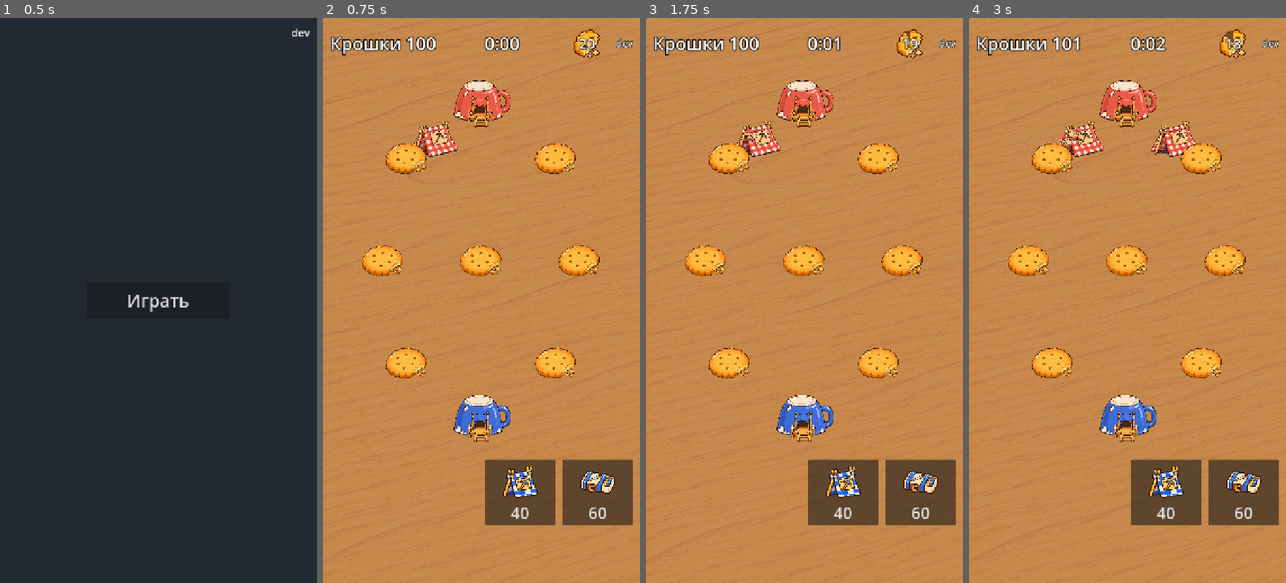
Above: before the commit, frames 1-4 (left to right).
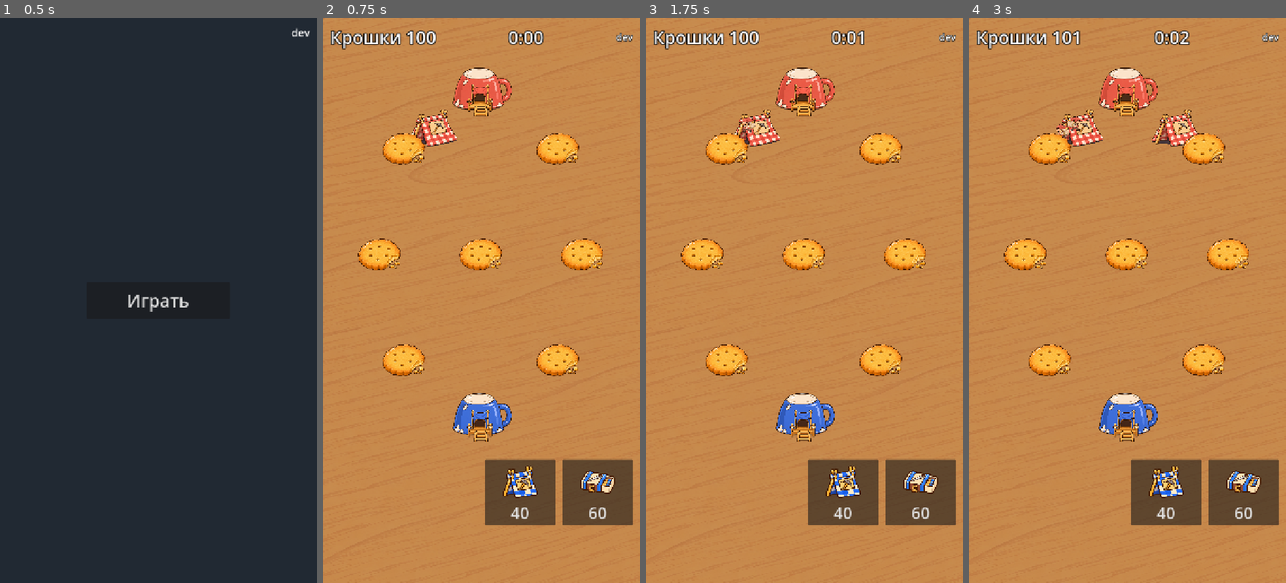
Above: after the commit, the same moments.

Repository: fishert2812/strategy-2d
Game: Godot game, scene res://scenes/main.tscn
Two runs of this game, one before a commit and one after it. Both use one fixed random seed, a clock stepped at 60 frames per second and the inputs below.
Inputs (mouse positions are in pixels of both pictures, inside the frame that each line leads up to):
- Up to frame 1 (0.5 s): no input
- Up to frame 2 (0.75 s): click "Играть" at 0.5 s
- Up to frame 3 (1.75 s): tap Enter at 1.25 s; move the mouse to (874, 272) at 1.27 s; click (874, 272) at 1.42 s
- Up to frame 4 (3 s): drag from (1064, 328) to (1111, 413) at 2.02 s; move the mouse to (1159, 176) at 2.77 s; click (1159, 176) at 2.92 s

Frame 1 is identical in both runs. In frame 2, 8.1% of the frame differs, in the area x 2-98%, y 2-76%; in frame 3, 8.0%; in frame 4, 8.8%.

Commit message:
Revert "Merge pull request #25 from fishert2812/claude/project-thread-mfv2p8"
This reverts commit 7a0cd1f9367f4063bd484081e36b40e65a25645e, reversing
changes made to 828b4ea21b94916b645191740f68ed96dd542db1.

Diff:
--- a/data/game.json
+++ b/data/game.json
@@ -23,8 +23,7 @@
   ],
   "camp": {"carriers": 3, "spawn_every": 1.0},
   "carrier": {"speed": 110, "load": 2, "hp": 20},
-  "barracks": {"every": 5},
-  "whistle": {"every": 20, "squad": 4},
+  "barracks": {"every": 5, "max": 4},
   "warrior": {"speed": 75, "hp": 60, "damage": 10, "hit_every": 0.8, "reach": 26, "aggro": 90, "siege": 3},
   "enemy": {"think": 2.0, "camps": 2, "extra_camp_every": 120, "barracks_after": 20, "extra_barracks_every": 45, "max_barracks": 4, "raid_after": 90, "guards": 1}
 }
--- a/scenes/battle.tscn
+++ b/scenes/battle.tscn
@@ -1,8 +1,7 @@
-[gd_scene load_steps=4 format=3]
+[gd_scene load_steps=3 format=3]
 
 [ext_resource type="Script" path="res://scripts/battle.gd" id="1"]
 [ext_resource type="Script" path="res://scripts/feedback.gd" id="5"]
-[ext_resource type="Texture2D" path="res://art/table/icon_gold.png" id="6"]
 
 [node name="Battle" type="Control"]
 layout_mode = 3
@@ -70,34 +69,6 @@
 theme_override_font_sizes/font_size = 40
 text = "0:00"
 horizontal_alignment = 1
-
-[node name="Whistle" type="TextureProgressBar" parent="Hud/Box/Top"]
-custom_minimum_size = Vector2(84, 84)
-layout_mode = 2
-mouse_filter = 2
-pivot_offset = Vector2(42, 42)
-max_value = 1.0
-step = 0.0
-value = 1.0
-fill_mode = 4
-nine_patch_stretch = true
-texture_under = ExtResource("6")
-texture_progress = ExtResource("6")
-tint_under = Color(0.25, 0.2, 0.15, 0.6)
-
-[node name="Left" type="Label" parent="Hud/Box/Top/Whistle"]
-layout_mode = 1
-anchors_preset = 15
-anchor_right = 1.0
-anchor_bottom = 1.0
-grow_horizontal = 2
-grow_vertical = 2
-theme_override_colors/font_outline_color = Color(0, 0, 0, 1)
-theme_override_constants/outline_size = 6
-theme_override_font_sizes/font_size = 32
-text = "20"
-horizontal_alignment = 1
-vertical_alignment = 1
 
 [node name="Sha" type="Label" parent="Hud/Box/Top"]
 layout_mode = 2
--- a/scripts/battle.gd
+++ b/scripts/battle.gd
@@ -73,9 +73,6 @@
 	shake = move_toward(shake, 0.0, dt * 40.0)
 	$Hud/Box/Top/Gold.text = "Крошки %d" % sim.gold[Sim.PLAYER]
 	$Hud/Box/Top/Time.text = "%d:%02d" % [int(sim.time) / 60, int(sim.time) % 60]
-	# Кольцо свистка: печенье-крошка «съедается» к свистку, внутри секунды.
-	$Hud/Box/Top/Whistle.value = sim.whistle / sim.cfg.whistle.every
-	$Hud/Box/Top/Whistle/Left.text = str(ceili(sim.whistle))
 	for kind in buttons:
 		buttons[kind].modulate.a = 1.0 if sim.gold[Sim.PLAYER] >= sim.cfg.buildings[kind].cost else 0.45
 	for d in sim.deposits:
--- a/scripts/feedback.gd
+++ b/scripts/feedback.gd
@@ -2,7 +2,7 @@
 ## Отклик на действия: звук, вспышка, дрожь здания, тряска экрана, всплывающее золото.
 ## Звуки — наборы Kenney (CC0), список в art/LICENSES.md.
 
-const SOUNDS := ["path", "built", "gold", "hit", "destroyed", "win", "lose", "error", "whistle"]
+const SOUNDS := ["path", "built", "gold", "hit", "destroyed", "win", "lose", "error"]
 const FILES := {"path": "click", "built": "build", "gold": "coin", "hit": "hit", "destroyed": "crash"}
 const QUIET := {"gold": -8.0, "hit": -6.0}
 
@@ -37,13 +37,6 @@
 		"hit":
 			play("hit")
 			_flash(battle.sprite_of(data.id), data.max_hp > 0)
-		"whistle":
-			play("whistle")
-			battle.shake = 6.0
-			var ring: Control = battle.get_node("Hud/Box/Top/Whistle")
-			var t := ring.create_tween()
-			t.tween_property(ring, "scale", Vector2.ONE * 1.35, 0.08)
-			t.tween_property(ring, "scale", Vector2.ONE, 0.2)
 		"destroyed":
 			play("destroyed")
 			battle.shake = 16.0
--- a/scripts/sim.gd
+++ b/scripts/sim.gd
@@ -12,8 +12,6 @@
 var time := 0.0
 var gold := [0, 0]
 var winner := -1
-## Секунд до общего свистка: на свисток отряды обеих сторон выходят по своим тропам.
-var whistle := 0.0
 var buildings: Array = []
 var deposits: Array = []
 var units: Array = []
@@ -25,7 +23,6 @@
 	cfg = JSON.parse_string(FileAccess.get_file_as_string(DATA))
 	cfg.merge(overrides, true)
 	gold = [cfg.start_gold, cfg.start_gold]
-	whistle = cfg.whistle.every
 	for side in [PLAYER, ENEMY]:
 		_add_building(side, "home", _v(cfg.homes[side]))
 	for d in cfg.deposits:
@@ -42,13 +39,6 @@
 		for side in [PLAYER, ENEMY]:
 			if not of_side(side, "home").is_empty():
 				gold[side] += cfg.home_drip.gold
-	whistle -= dt
-	if whistle <= 0:
-		whistle += cfg.whistle.every
-		for u in units:
-			if u.kind == "warrior":
-				u.go = true
-		changed.emit("whistle", {})
 	for b in buildings.duplicate():
 		if b.kind == "camp":
 			_camp(b, dt)
@@ -90,15 +80,14 @@
 func _barracks(b: Dictionary, dt: float) -> void:
 	b.timer += dt
 	var mine := units.filter(func(u): return is_same(u.home, b))
-	if mine.size() >= cfg.whistle.squad or b.timer < cfg.barracks.every:
+	if mine.size() >= cfg.barracks.max or b.timer < cfg.barracks.every:
 		return
 	b.timer = 0.0
 	var post := Vector2((b.id % 5 - 2) * 14, 44 + (b.id % 3) * 10)
-	units.append({"id": _id(), "side": b.side, "kind": "warrior", "pos": b.pos + post, "hp": cfg.warrior.hp, "home": b, "cd": 0.0, "post": post, "go": false})
-
-
-## Воин: дерётся с ближним чужим. После свистка идёт по тропе и ломает здание в её конце;
-## без тропы или после победы ждёт у казармы следующего свистка.
+	units.append({"id": _id(), "side": b.side, "kind": "warrior", "pos": b.pos + post, "hp": cfg.warrior.hp, "home": b, "cd": 0.0, "post": post})
+
+
+## Воин: дерётся с ближним чужим, иначе идёт по тропе и ломает здание в её конце, без тропы стоит у казармы.
 func _warrior(u: Dictionary, dt: float) -> void:
 	var w: Dictionary = cfg.warrior
 	u.cd = maxf(0.0, u.cd - dt)
@@ -111,11 +100,10 @@
 	if not foe.is_empty():
 		if _reach(u, foe.pos, w.reach, w.speed * dt):
 			_hit(u, foe)
-	elif u.go and not t.is_empty() and t.hp > 0:
+	elif not t.is_empty() and t.hp > 0:
 		if _reach(u, t.pos, w.reach + cfg.buildings[t.kind].size, w.speed * dt):
 			_hit(u, t)
 	else:
-		u.go = false
 		_walk(u, u.home.pos + u.post, w.speed * dt)
 
 
--- a/tests/test_attack.gd
+++ b/tests/test_attack.gd
@@ -27,10 +27,9 @@
 	sim.set_path(camp, Vector2(170, 240))
 	var barracks := sim.build(Sim.PLAYER, "barracks", Vector2(360, 760))
 	sim.set_path(barracks, camp.pos)
-	# Отряд выходит на первый свисток (20 с), ломает лагерь к ~62 с.
-	_run(sim, 90.0)
+	_run(sim, 60.0)
 	if camp.hp > 0:
-		return "лагерь врага цел через 90 с"
+		return "лагерь врага цел через 60 с"
 	if sim.units.any(func(u): return u.side == Sim.ENEMY):
 		return "у врага остались носильщики"
 	return ""
--- a/tests/test_whistle.gd
+++ /dev/null
@@ -1,61 +0,0 @@
-extends RefCounted
-## Общий свисток (issue #24): воины копятся у казарм и выходят отрядами по свистку у обеих сторон разом.
-
-
-func _warriors(sim: Sim, side: int) -> Array:
-	return sim.units.filter(func(u): return u.side == side and u.kind == "warrior")
-
-
-## Самый дальний от своей казармы воин стороны.
-func _farthest(sim: Sim, side: int) -> float:
-	var far := 0.0
-	for u in _warriors(sim, side):
-		far = maxf(far, u.pos.distance_to(u.home.pos))
-	return far
-
-
-func test_squads_leave_only_on_whistle() -> String:
-	var sim := Sim.new()
-	sim.gold = [200, 200]
-	var mine := sim.build(Sim.PLAYER, "barracks", Vector2(360, 760))
-	var theirs := sim.build(Sim.ENEMY, "barracks", Vector2(360, 240))
-	sim.set_path(mine, Vector2(360, 100))
-	sim.set_path(theirs, Vector2(360, 900))
-	var whistles := [0]
-	sim.changed.connect(func(what, _d): if what == "whistle": whistles[0] += 1)
-	var every: float = sim.cfg.whistle.every
-	while sim.time < every - 0.5:
-		sim.step(0.05)
-	for side in [Sim.PLAYER, Sim.ENEMY]:
-		if _warriors(sim, side).size() < 2:
-			return "до свистка у стороны %d накопилось воинов %d" % [side, _warriors(sim, side).size()]
-		if _farthest(sim, side) > 80:
-			return "сторона %d вышла до свистка: воин в %d от казармы" % [side, _farthest(sim, side)]
-	while sim.time < every + 3.0:
-		sim.step(0.05)
-	if whistles[0] != 1:
-		return "свистков за %d с: %d, ждали 1" % [every + 3, whistles[0]]
-	for side in [Sim.PLAYER, Sim.ENEMY]:
-		if _farthest(sim, side) < 150:
-			return "на свисток сторона %d не вышла: дальний воин в %d от казармы" % [side, _farthest(sim, side)]
-	return ""
-
-
-## Вверху кольцо отсчёта; на свисток звук и тряска экрана.
-func test_ring_counts_down_and_whistle_answers() -> String:
-	var battle: Control = load("res://scenes/battle.tscn").instantiate()
-	(Engine.get_main_loop() as SceneTree).root.add_child(battle)
-	var sim: Sim = battle.sim
-	var ring: Control = battle.get_node("Hud/Box/Top/Whistle")
-	sim.step(sim.cfg.whistle.every - 5.0)
-	battle._process(0.0)
-	var shown := int(ring.get_node("Left").text)
-	sim.step(5.1)
-	var shake: float = battle.shake
-	var played: int = battle.get_node("Feedback").played.get("whistle", 0)
-	battle.free()
-	if shown != 5:
-		return "за 5 с до свистка кольцо показывает %d" % shown
-	if played != 1 or shake <= 0:
-		return "на свисток звуков %d, тряска %.1f" % [played, shake]
-	return ""
Not shown, removed: audio/License_digital.txt
Not shown, removed: audio/whistle.ogg.import
Not shown, removed: tests/test_whistle.gd.uid
Not shown, changed: art/LICENSES.md
Not shown, removed: audio/whistle.ogg
